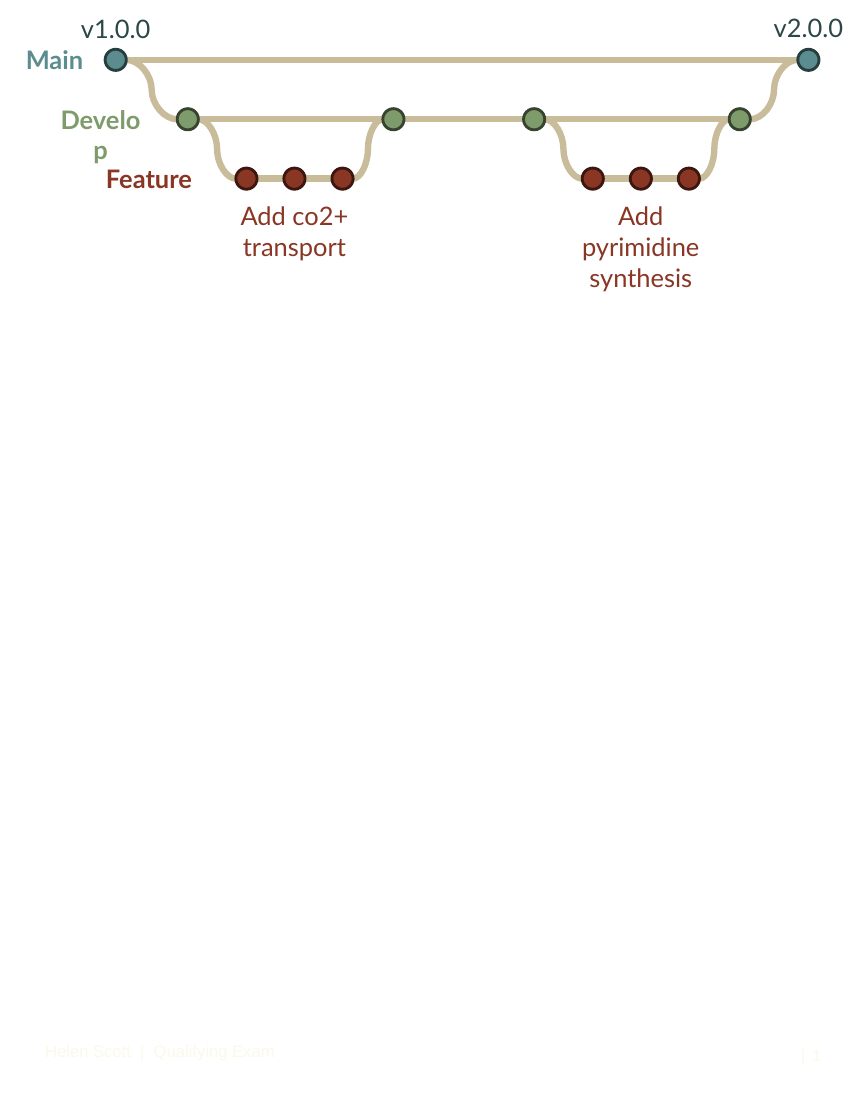
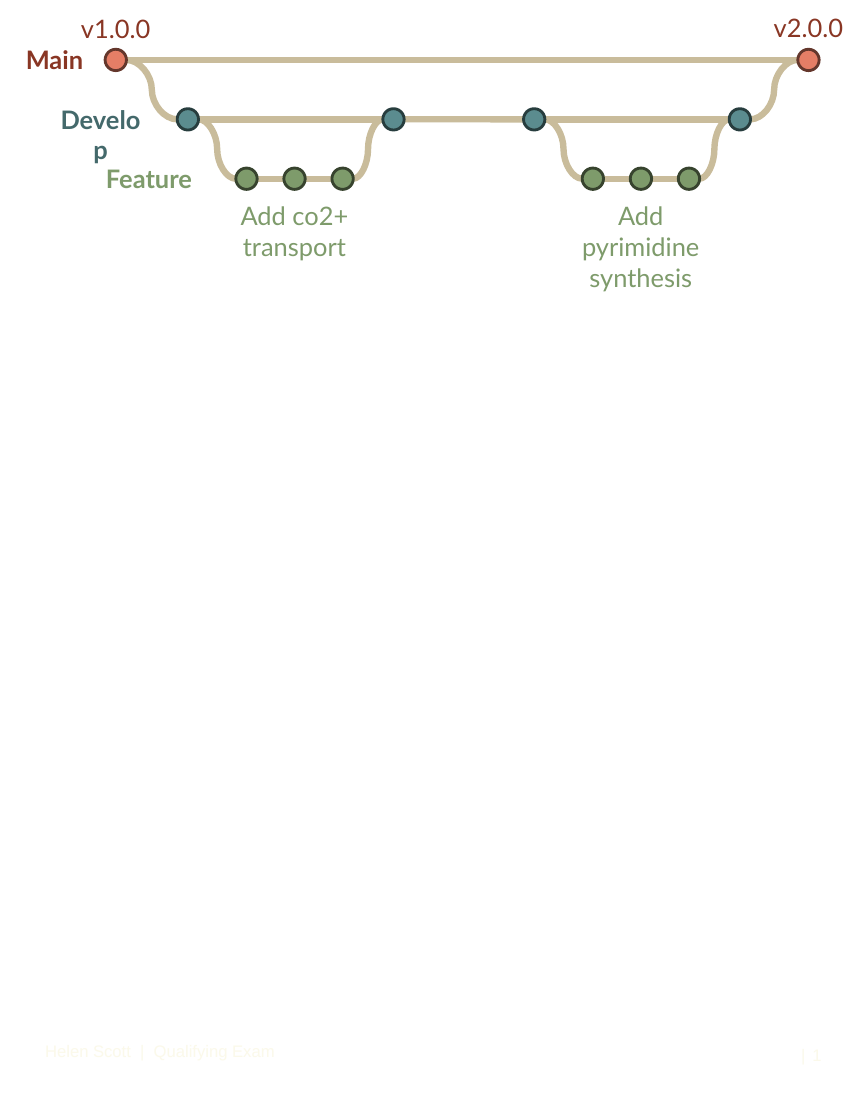
Before and after one commit to C-CoMP-STC/GEM-mit1002, a slide deck: slide 1 of docs/figures/pptx/branches.pptx. Drawn at 865x1120 pixels with LibreOffice and Linux fonts; fonts in the diff are those of the drawing. Boxes give left, top, right and bottom in pixels: in the first picture for what was removed or moved away, otherwise in the second. Text is boxed around its words. In the diff, an @@ line names an element or a change of style, - is before the commit and + after.

```diff
--- a/docs/figures/pptx/branches.pptx
+++ b/docs/figures/pptx/branches.pptx
@@ text "v1.0.0" at bbox=[81, 19, 150, 38]: text colour #2D4648 to #893624 @@
@@ text "v2.0.0" at bbox=[774, 18, 843, 37]: text colour #2D4648 to #893624 @@
@@ text "Main" at bbox=[26, 50, 83, 69]: text colour #5B8C8F to #893624 @@
@@ ellipse at bbox=[105, 49, 126, 70]: fill #5B8C8F to #E57E66; outline #283D3F 2 pt to #64372D 2 pt @@
@@ ellipse at bbox=[798, 49, 819, 70]: fill #5B8C8F to #E57E66; outline #283D3F 2 pt to #64372D 2 pt @@
@@ text "Develop" at bbox=[44, 99, 157, 139]: text colour #7E9B6B to #44696B @@
@@ curved line (198, 119) - (236, 179): route changed @@
@@ curved line (353, 179) - (383, 119): route changed @@
@@ curved line (544, 119) - (582, 179): route changed @@
@@ curved line (700, 179) - (730, 119): route changed @@
@@ fill #7E9B6B to #5B8C8F; outline #37442F 2 pt to #283D3F 2 pt in 4 elements at bbox=[177, 109, 198, 130], bbox=[383, 109, 404, 130], bbox=[523, 109, 544, 130], bbox=[730, 109, 751, 130] @@
@@ fill #893624 to #7E9B6B; outline #3C1810 2 pt to #37442F 2 pt in 6 elements at bbox=[236, 168, 257, 189], bbox=[284, 168, 305, 189], bbox=[332, 168, 353, 189], bbox=[582, 168, 603, 189], bbox=[630, 168, 651, 189], bbox=[679, 168, 700, 189] @@
@@ text colour #893624 to #7E9B6B in 3 elements at bbox=[106, 169, 192, 188], bbox=[241, 206, 348, 261], bbox=[582, 206, 699, 292] @@
```
Also in this commit, not shown: 1 other file.
